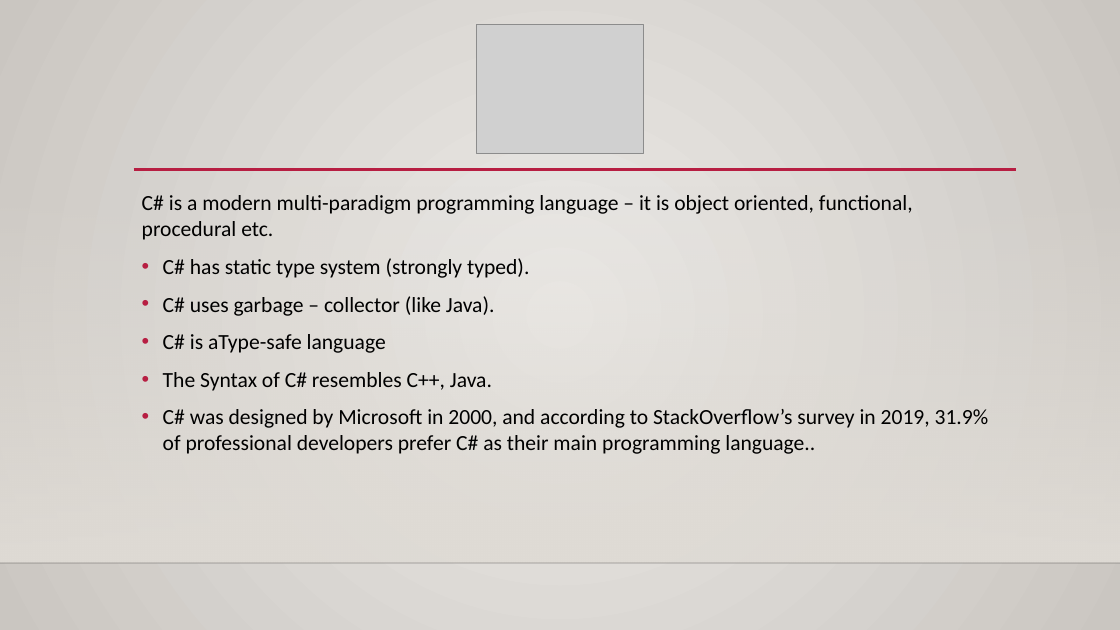
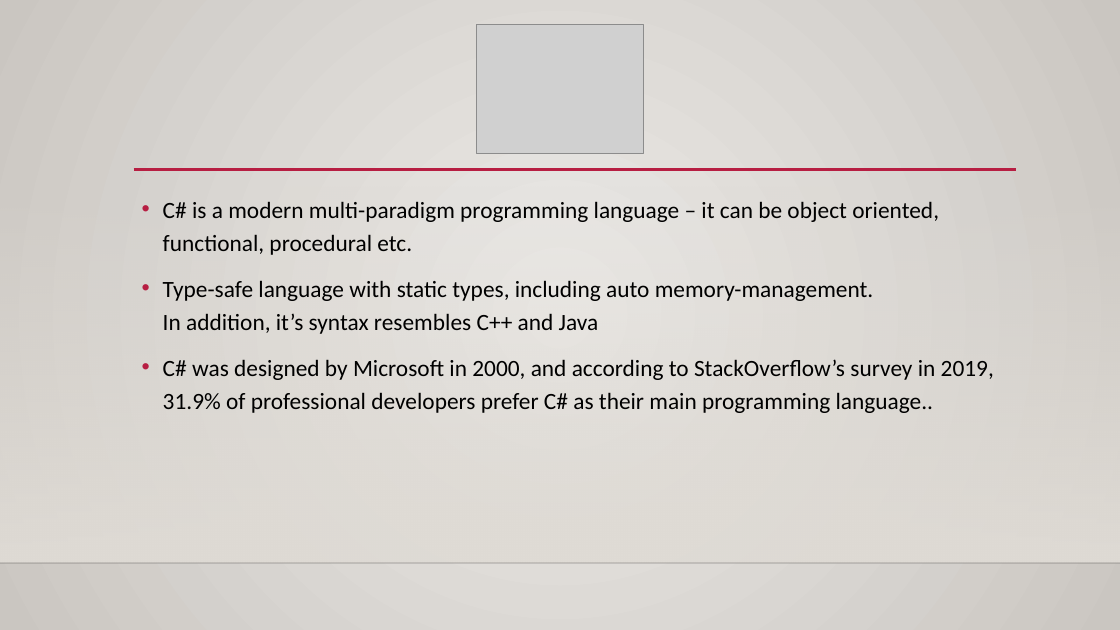
Before and after one commit to nogazax/miniproj-zederman, a slide deck: slide 2 of dotnetProj/נושאים במערכות מידע ושפות תכנות.pptx. Drawn at 1120x630 pixels with LibreOffice and Linux fonts; fonts in the diff are those of the drawing; grey boxes stand for pictures; background and template pictures are left out. Boxes give left, top, right and bottom in pixels: in the first picture for what was removed or moved away, otherwise in the second. Text is boxed around its words. In the diff, an @@ line names an element or a change of style, - is before the commit and + after.

```diff
--- a/dotnetProj/נושאים במערכות מידע ושפות תכנות.pptx
+++ b/dotnetProj/נושאים במערכות מידע ושפות תכנות.pptx
@@ text at <box>163,201,939,334</box>: text changed; size 18.5 to 20 pt @@
-C# is a modern multi-paradigm programming language – it is object oriented, functional, procedural etc.
-• C# has static type system (strongly typed).
-• C# uses garbage – collector (like Java).
-• C# is aType-safe language
-• The Syntax of C# resembles C++, Java.
+• C# is a modern multi-paradigm programming language – it can be object oriented, functional, procedural etc.
+• Type-safe language with static types, including auto memory-management.
+  In addition, it’s syntax resembles C++ and Java
@@ text at <box>163,359,994,413</box>: size 18.5 to 20 pt in "C# was designed by Microsoft in 2000, ..."; line spacing 1 to 1.2 @@
```
Also in this commit, not shown: 2 other slides changed, 1 slide added, 1 slide removed, 7 other files.
